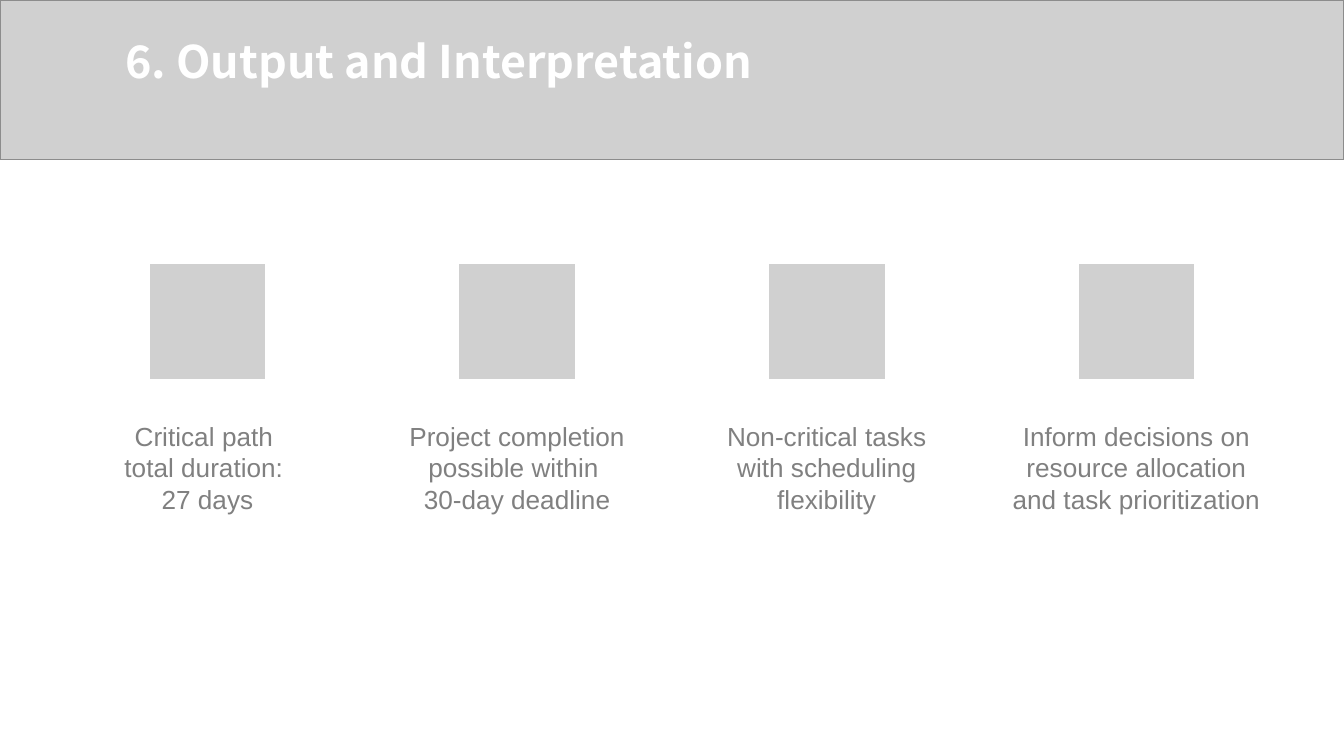
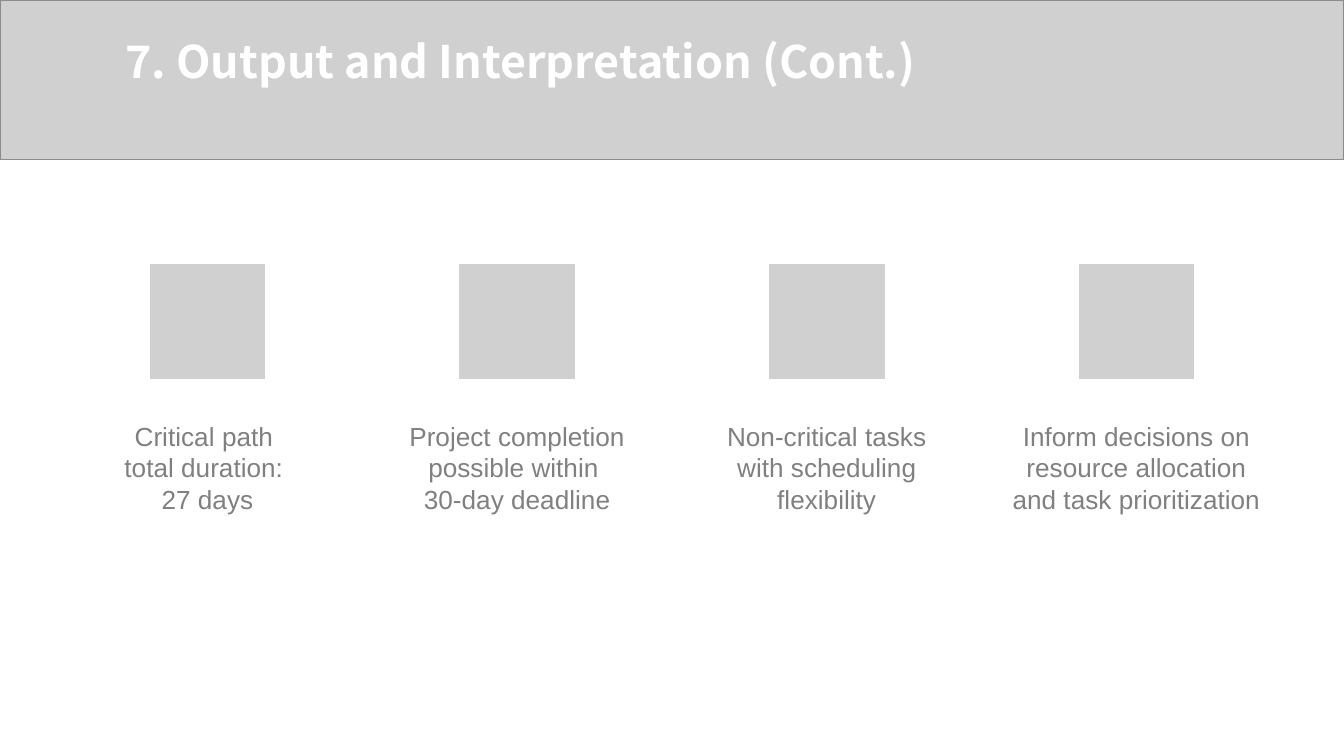
Before and after one commit to z-q-ying/CS-5002-Project, a slide deck: slide 12 of CS_5002_FinalProject_Slides_QiuyingZhou_ZhiweiZhou.pptx (slide 15 before the commit). Drawn at 1344x756 pixels with LibreOffice and Linux fonts; fonts in the diff are those of the drawing; grey boxes stand for pictures. Boxes give left, top, right and bottom in pixels: in the first picture for what was removed or moved away, otherwise in the second. Text is boxed around its words. In the diff, an @@ line names an element or a change of style, - is before the commit and + after.

```diff
--- a/CS_5002_FinalProject_Slides_QiuyingZhou_ZhiweiZhou.pptx
+++ b/CS_5002_FinalProject_Slides_QiuyingZhou_ZhiweiZhou.pptx
@@ text at box(125, 41, 915, 87): text changed @@
-6. Output and Interpretation
+7. Output and Interpretation (Cont.)
```
Also in this commit, not shown: 8 other slides changed, 3 slides added, 8 slides removed, 1 other file.
